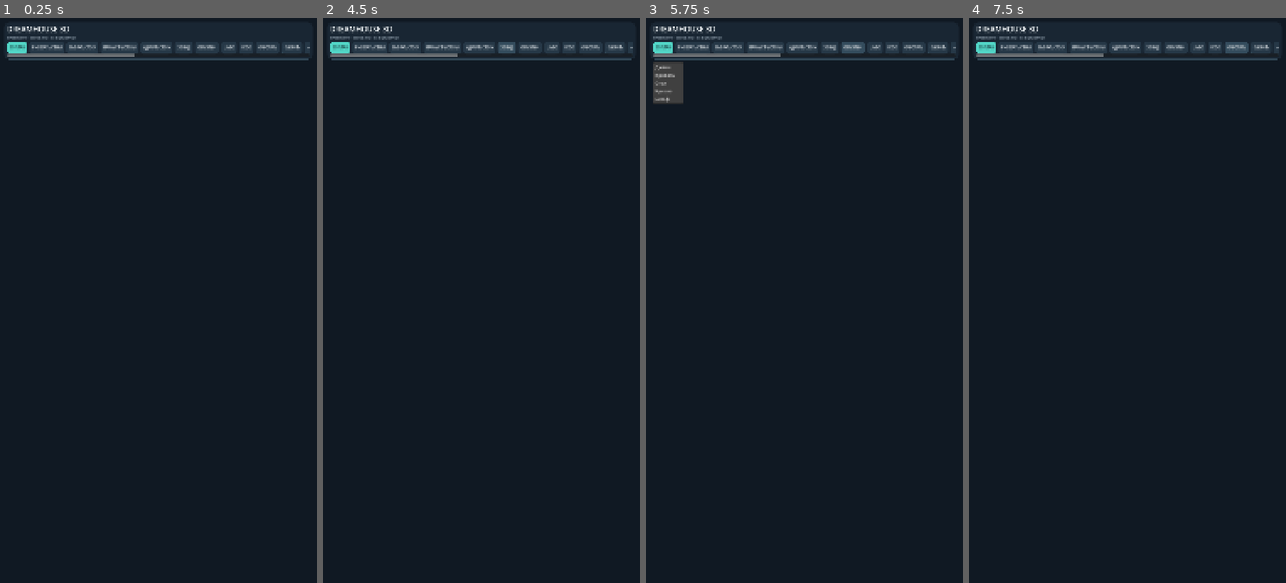
Above: before the commit, frames 1-4 (left to right).
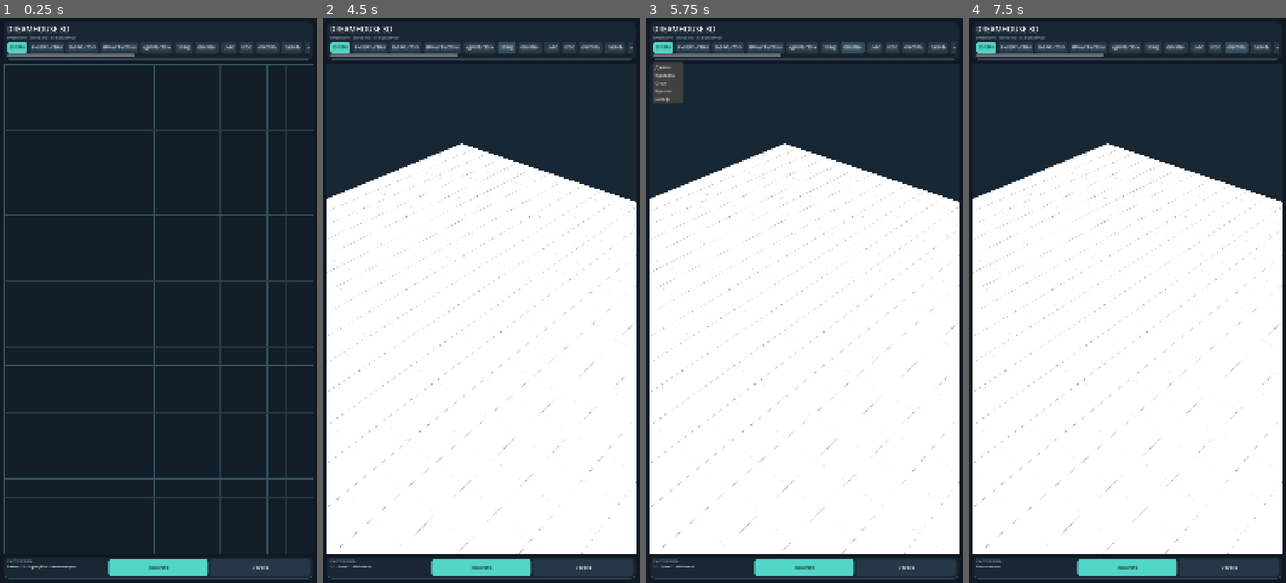
Above: after the commit, the same moments.

Repository: Phantom220-hub/Nyxvault-clinets
Game: Godot game, scene res://scenes/main.tscn
Two runs of this game, one before a commit and one after it. Both use one fixed random seed, a clock stepped at 60 frames per second and the inputs below.
Inputs:
- Up to frame 1 (0.25 s): no input
- Up to frame 2 (4.5 s): click "2D ПЛАН" at 0.5 s; click "РИСОВАТЬ СТЕНЫ" at 1.25 s; click "ВЫБРАТЬ СТЕНУ" at 2 s; click "ПАРАМЕТРЫ СТЕНЫ" at 2.75 s; click "УДАЛИТЬ СТЕНУ" at 3.5 s; click "3D ВИД" at 4.25 s
- Up to frame 3 (5.75 s): click "ОБЪЕКТЫ +" at 5 s
- Up to frame 4 (7.5 s): click "UNDO" at 5.75 s; click "REDO" at 6.5 s; click "ОЧИСТИТЬ" at 7.25 s

The runs differ from the first frame. In frame 1, 6.9% of the frame differs, in the area x 1-99%, y 8-100%; in frame 2, 68%, in the area x 1-99%, y 22-100%; in frame 3, 68%; in frame 4, 68%.
Error before the commit: Parse Error: Static function "constrain_angle()" not found in base "WallGeometry". (res://scripts/plan_canvas.gd:117)

Commit message:
Add precise angular snapping geometry

Diff:
--- a/scripts/wall_geometry.gd
+++ b/scripts/wall_geometry.gd
@@ -56,3 +56,13 @@
 	if grid <= 0.0:
 		return point
 	return (point / grid).round() * grid
+
+static func constrain_angle(origin: Vector2, point: Vector2, increment_degrees: float = 15.0) -> Vector2:
+	if increment_degrees <= 0.0:
+		return point
+	var delta := point - origin
+	if delta.length_squared() <= 0.0001:
+		return point
+	var increment := deg_to_rad(increment_degrees)
+	var angle := roundf(delta.angle() / increment) * increment
+	return origin + Vector2.from_angle(angle) * delta.length()
